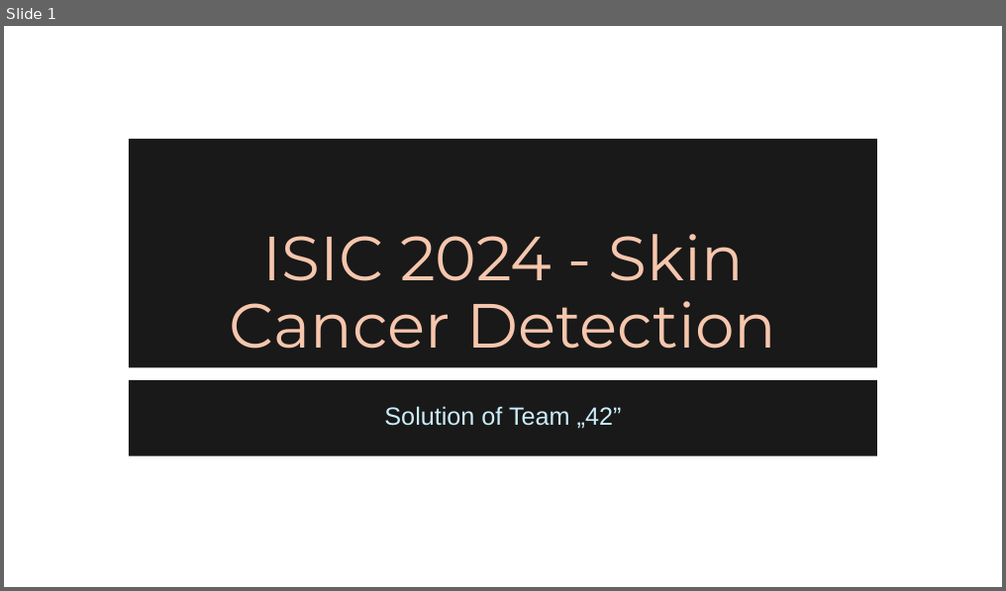
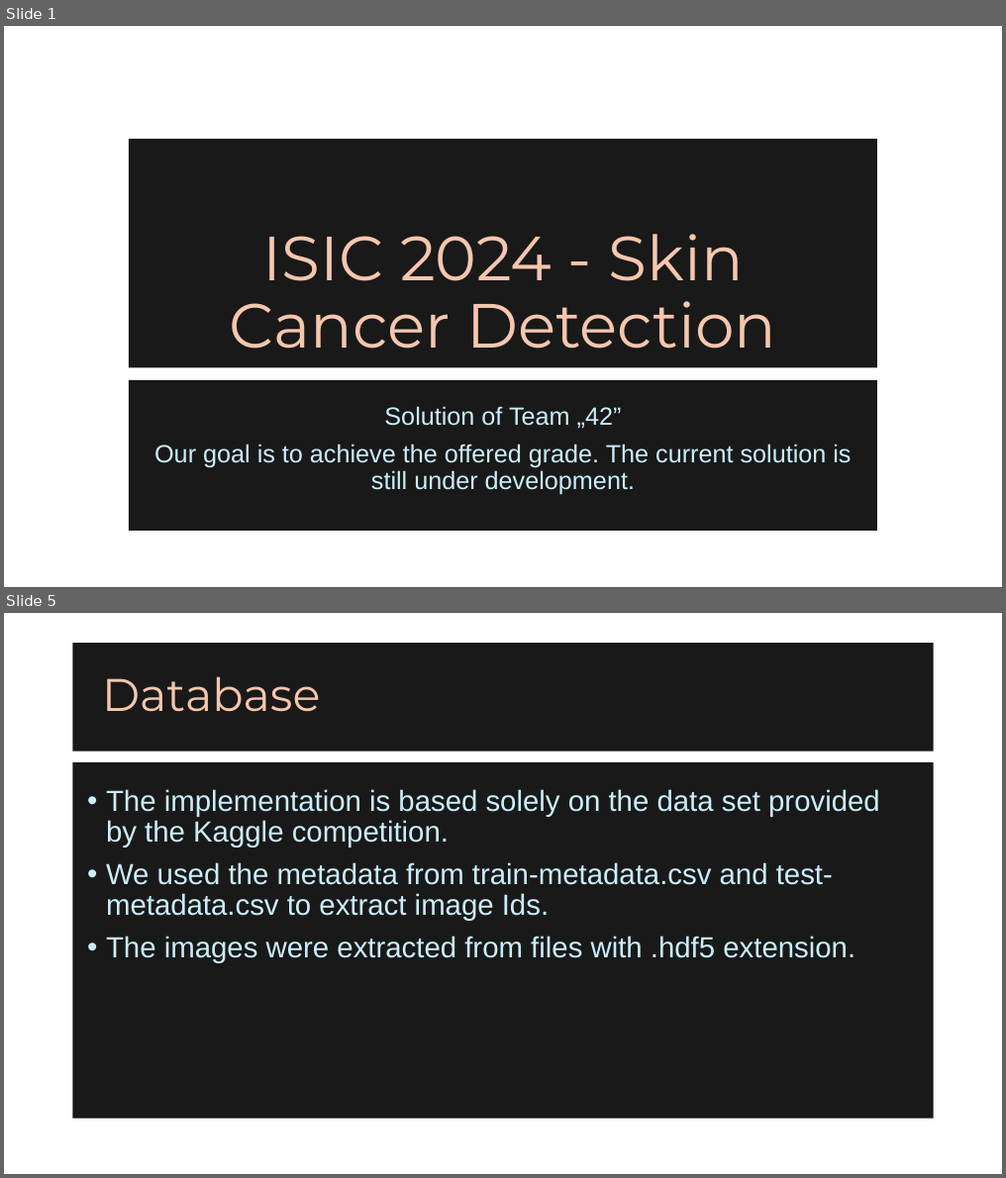
Before and after one commit to Agoston03/Deep-Learning-42, a slide deck: team42.pptx. Shown one above the other, each under a label of ours: slide 1 before the commit, slides 1 and 5 after it; the slides between them are not shown. The pictures are 1006x591 and 1006x1178 pixels, drawn with LibreOffice and Linux fonts; fonts in the diff are those of the drawing; background and template pictures are left out. Boxes give left, top, right and bottom in pixels: in the first picture for what was removed or moved away, otherwise in the second. Text is boxed around its words. In the diff, an @@ line names an element or a change of style, - is before the commit and + after.

```diff
--- a/team42.pptx
+++ b/team42.pptx
@@ slide 5 added at (4,613,1002,1174), background picture (left out) @@
@@ title added at (73,643,934,752), fill #000000 at 90% opacity, 44 pt, text #F6C6AD @@
+Database
@@ text added at (73,762,934,1119), fill #000000 at 90% opacity, 28 pt, text #CAEEFB @@
+• The implementation is based solely on the data set provided by the Kaggle competition.
+• We used the metadata from train-metadata.csv and test-metadata.csv to extract image Ids.
+• The images were extracted from files with .hdf5 extension.
@@ slide 1 changed as well @@
@@ subtitle "Solution of Team „42”": place and size @@
-subtitle "Solution of Team „42”" at (129,380,877,457)
+subtitle "Solution of Team „42”" at (129,380,877,531)
@@ subtitle at (154,444,850,495): paragraph added @@
+Our goal is to achieve the offered grade. The current solution is still under development.
```
Also in this commit, not shown: 5 other slides added, 5 slides removed.
